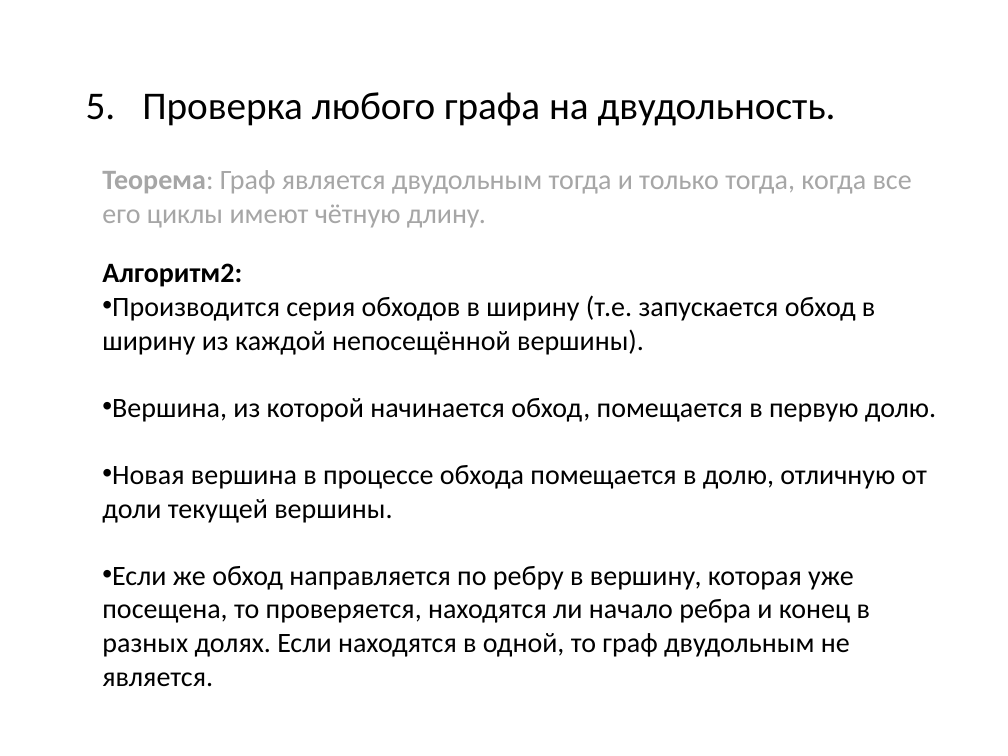
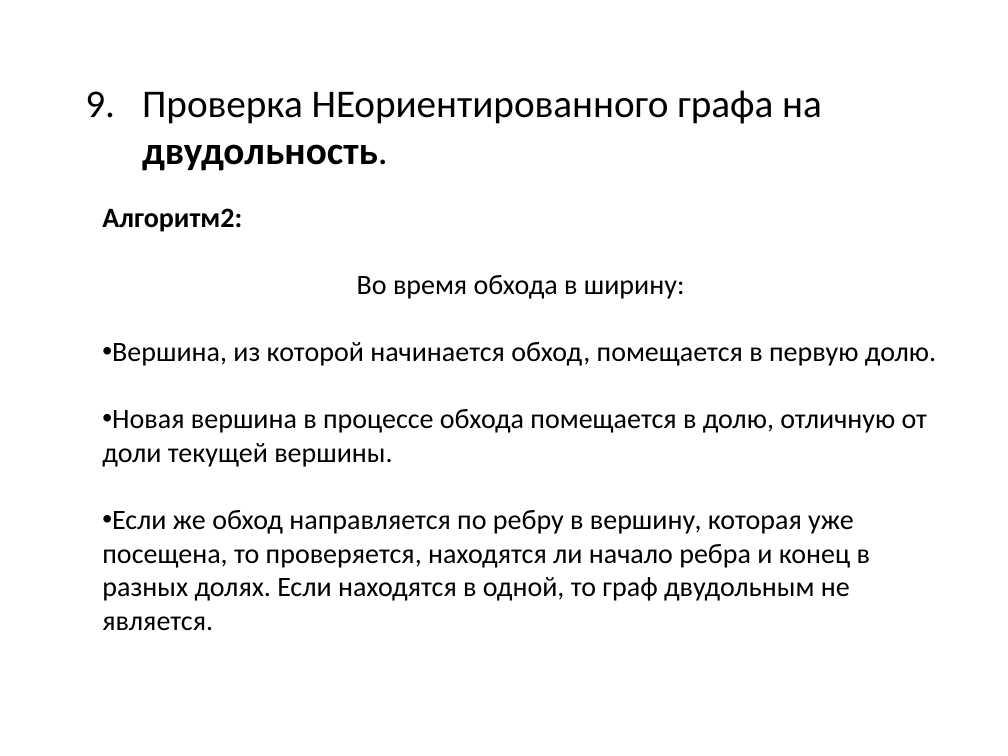
Before and after one commit to SteinbergOB/ANG, a slide deck: slide 69 of Презентации/Лекция 1.pptx (slide 23 before the commit). Drawn at 1008x756 pixels with LibreOffice and Linux fonts; fonts in the diff are those of the drawing. Boxes give left, top, right and bottom in pixels: in the first picture for what was removed or moved away, otherwise in the second. Text is boxed around its words. In the diff, an @@ line names an element or a change of style, - is before the commit and + after.

```diff
--- a/Презентации/Лекция 1.pptx
+++ b/Презентации/Лекция 1.pptx
@@ text at (142, 90, 822, 171): text changed @@
-5. Проверка любого графа на двудольность.
+9. Проверка НЕориентированного графа на двудольность.
@@ text removed at (102, 170, 912, 228) @@
-Теорема: Граф является двудольным тогда и только тогда, когда все его циклы имеют чётную длину.
@@ text "Алгоритм2:": place and size @@
-text "Алгоритм2:" at (102, 263, 936, 687)
+text "Алгоритм2:" at (102, 208, 936, 631)
@@ text at (357, 275, 685, 299): text changed @@
-• Производится серия обходов в ширину (т.е. запускается обход в ширину из каждой непосещённой вершины).
+Во время обхода в ширину:
```
Also in this commit, not shown: 41 other slides changed, 24 slides added, 12 slides removed, 4 other files.
